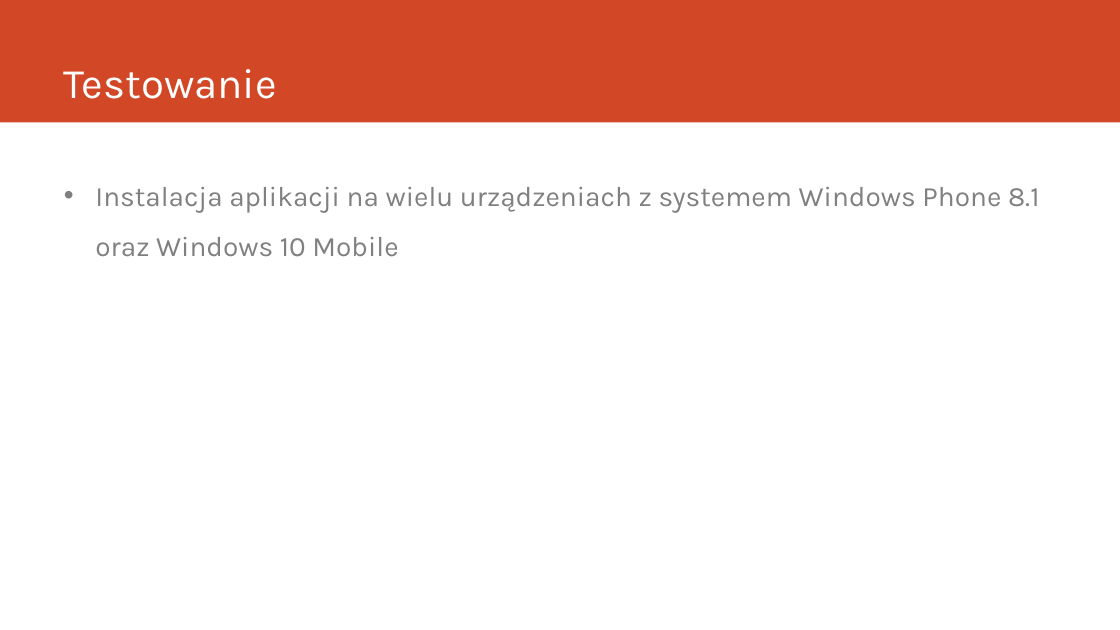
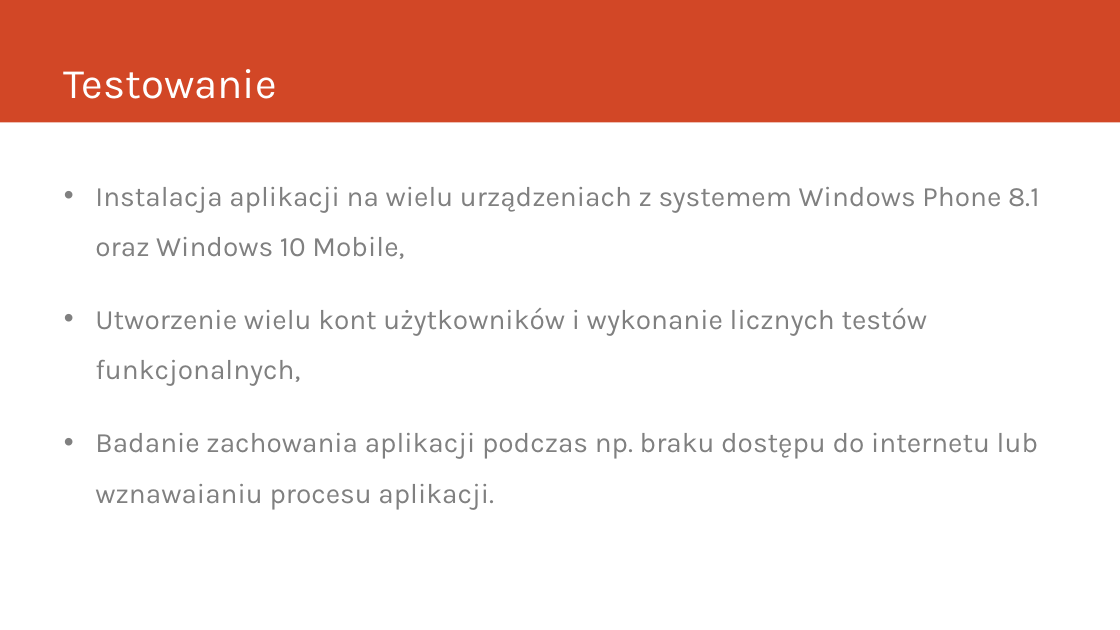
Before and after one commit to buforyaei/tillsammens, a slide deck: slide 13 of Dokumentacja/Tillsammens.pptx. Drawn at 1120x630 pixels with LibreOffice and Linux fonts; fonts in the diff are those of the drawing. Boxes give left, top, right and bottom in pixels: in the first picture for what was removed or moved away, otherwise in the second. Text is boxed around its words. In the diff, an @@ line names an element or a change of style, - is before the commit and + after.

```diff
--- a/Dokumentacja/Tillsammens.pptx
+++ b/Dokumentacja/Tillsammens.pptx
@@ text at box(95, 187, 1039, 509): text changed @@
-• Instalacja aplikacji na wielu urządzeniach z systemem Windows Phone 8.1 oraz Windows 10 Mobile
+• Instalacja aplikacji na wielu urządzeniach z systemem Windows Phone 8.1 oraz Windows 10 Mobile,
+• Utworzenie wielu kont użytkowników i wykonanie licznych testów funkcjonalnych,
+• Badanie zachowania aplikacji podczas np. braku dostępu do internetu lub wznawaianiu procesu aplikacji.
```
Also in this commit, not shown: 12 other slides changed, 1 slide added, 1 slide removed, 12 other files.
